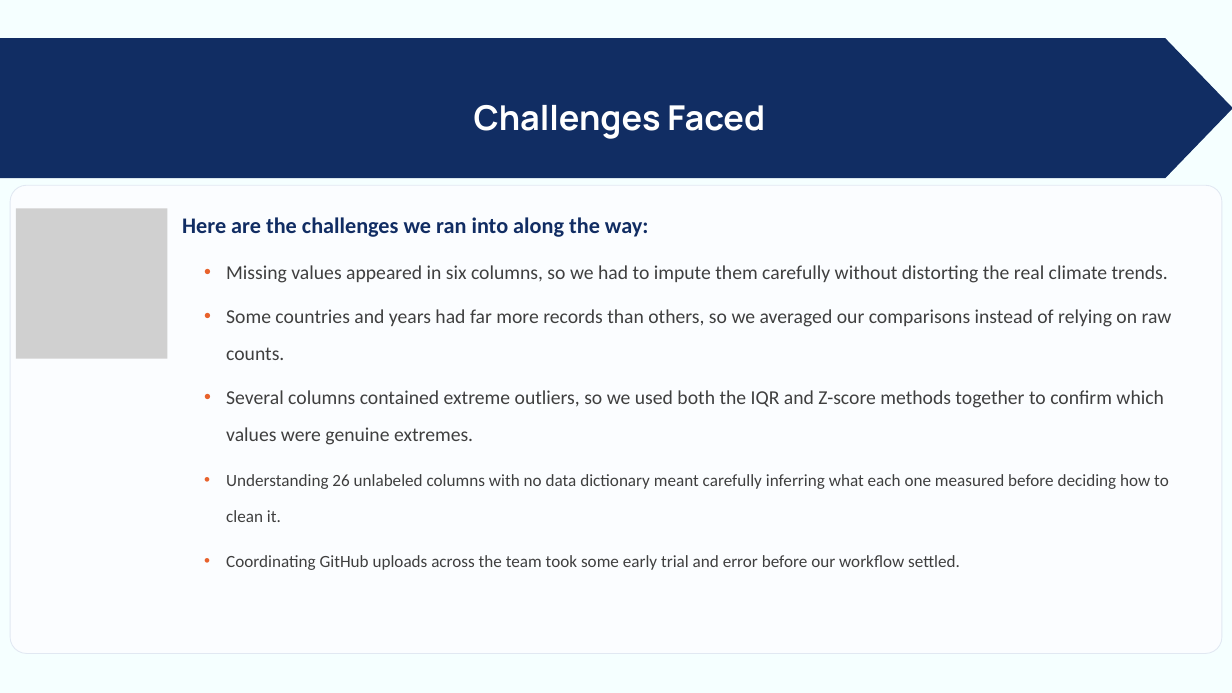
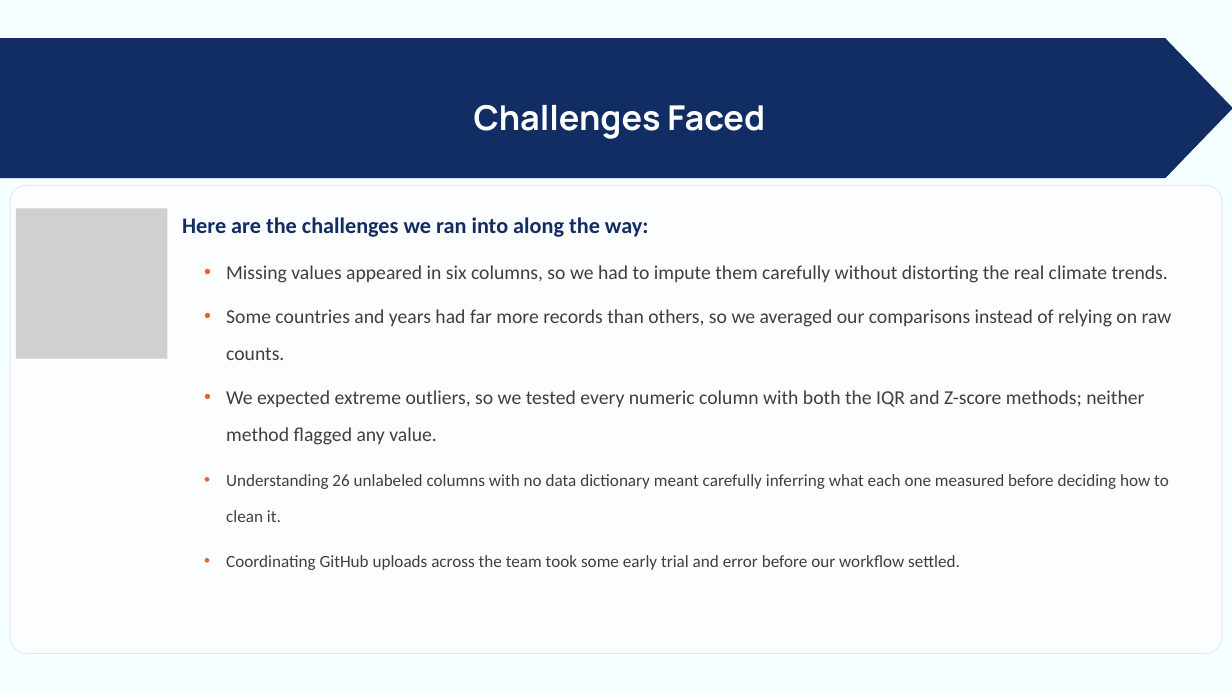
Before and after one commit to vanadhi-re/24ADI204_DSV_Team-17, a slide deck: slide 16 of Week 5/24ADI204-Midreview.pptx (slide 12 before the commit). Drawn at 1232x693 pixels with LibreOffice and Linux fonts; fonts in the diff are those of the drawing; grey boxes stand for pictures. Boxes give left, top, right and bottom in pixels: in the first picture for what was removed or moved away, otherwise in the second. Text is boxed around its words. In the diff, an @@ line names an element or a change of style, - is before the commit and + after.

```diff
--- a/Week 5/24ADI204-Midreview.pptx
+++ b/Week 5/24ADI204-Midreview.pptx
@@ text at (226,390,1144,445): text changed @@
-  • Several columns contained extreme outliers, so we used both the IQR and Z-score methods together to confirm which values were genuine extremes.
+  • We expected extreme outliers, so we tested every numeric column with both the IQR and Z-score methods; neither method flagged any value.
```
Also in this commit, not shown: 8 other slides changed, 4 slides added, 2 other files.
